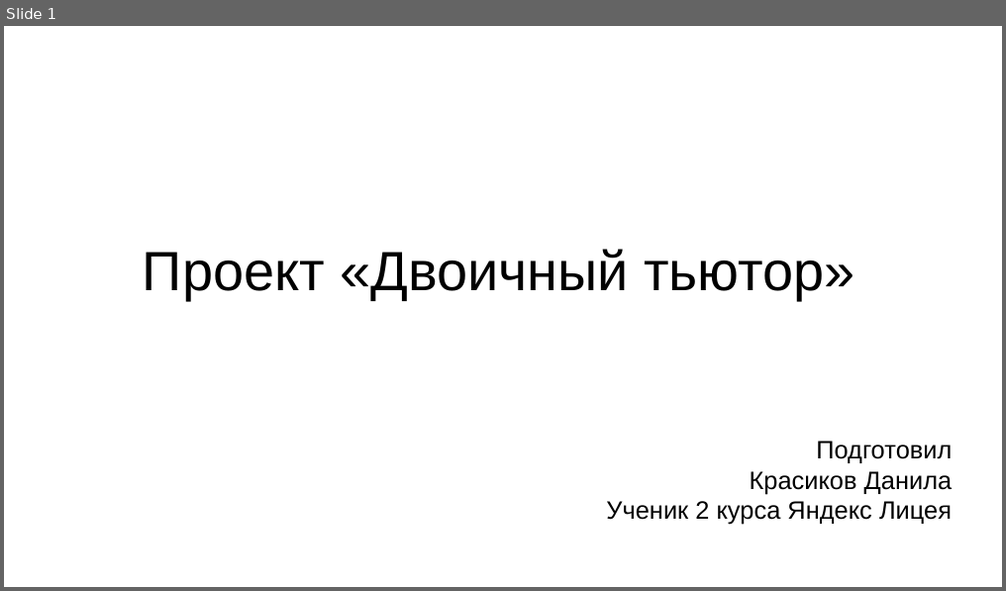
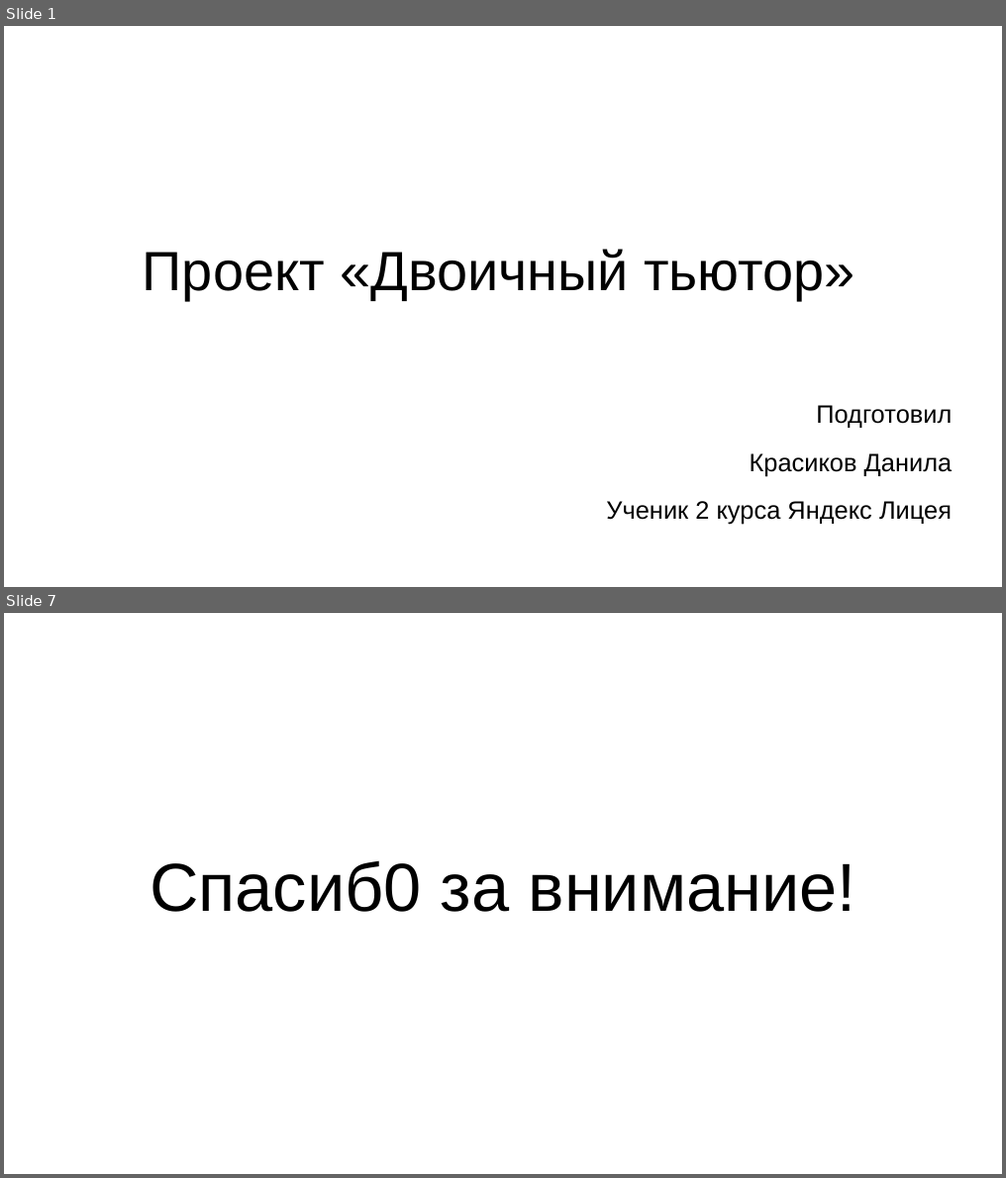
Before and after one commit to krasikovdp-2/binary_tutor, a slide deck: presentation.odp. Shown one above the other, each under a label of ours: slide 1 before the commit, slides 1 and 7 after it; the slides between them are not shown. The pictures are 1006x591 and 1006x1178 pixels, drawn with LibreOffice and Linux fonts; fonts in the diff are those of the drawing. Boxes give left, top, right and bottom in pixels: in the first picture for what was removed or moved away, otherwise in the second. Text is boxed around its words. In the diff, an @@ line names an element or a change of style, - is before the commit and + after.

```diff
--- a/presentation.odp
+++ b/presentation.odp
@@ slide 7 added at [4,613,1002,1174], background #FFFFFF @@
@@ title added at [150,861,856,912], 54 pt, text #000000 @@
+Спасиб0 зa внимание!
@@ slide 1 changed as well @@
@@ subtitle "Подготовил" at [606,405,952,525]: more space between paragraphs @@
```
Also in this commit, not shown: 5 other slides added, 3 slides removed.
